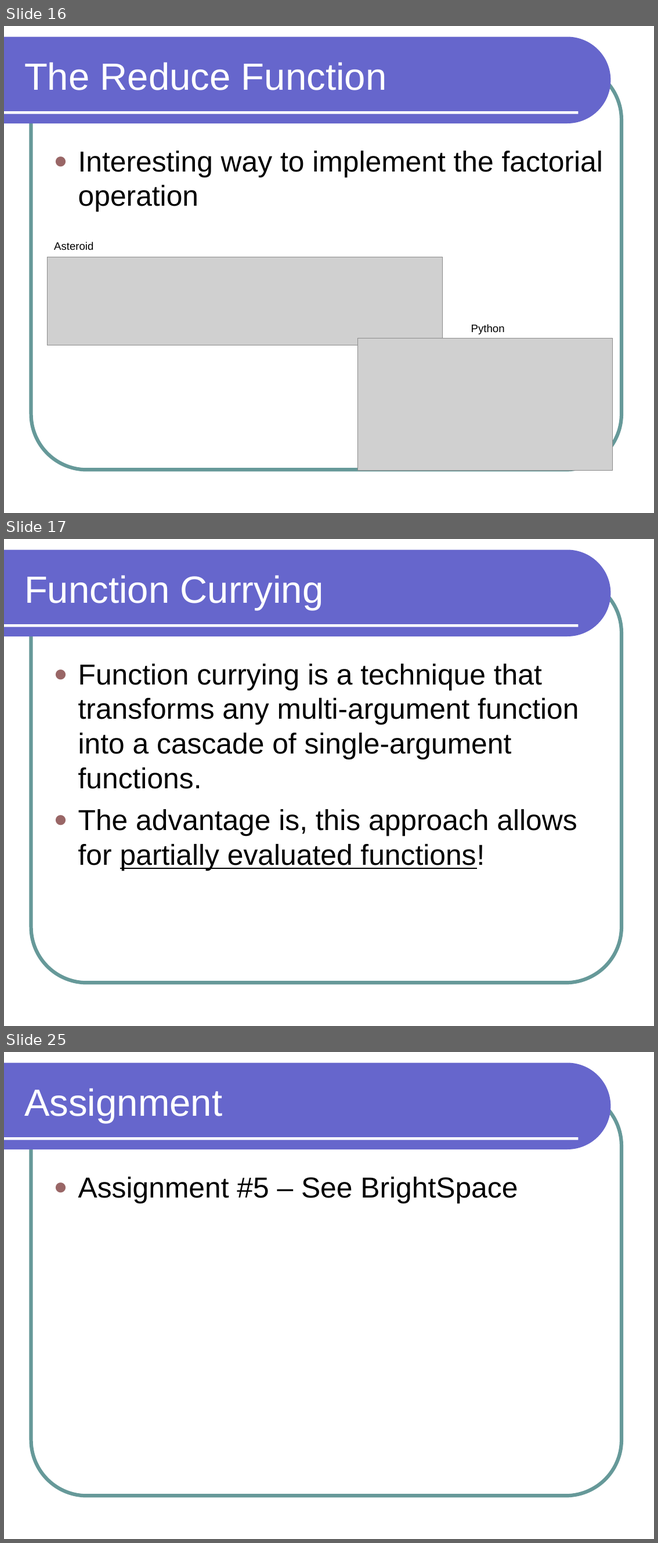
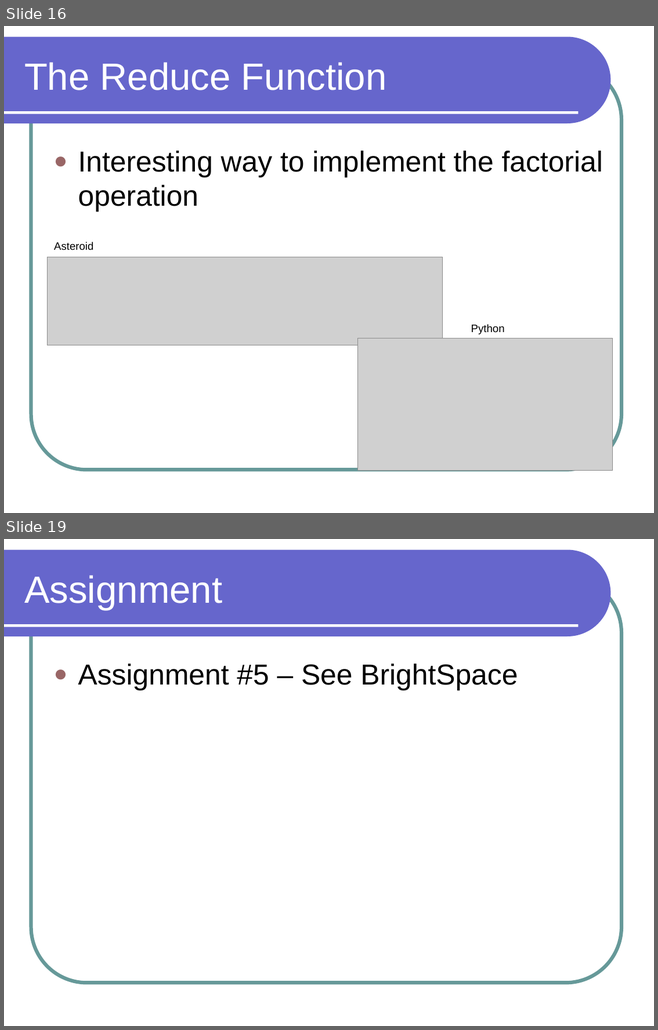
Before and after one commit to lutzhamel/CSC301, a slide deck: notes/csc301-ln014.ppt. Shown one above the other, each under a label of ours: slides 16, 17 and 25 before the commit, slides 16 and 19 after it; the slides between them are not shown. The pictures are 658x1543 and 658x1030 pixels, drawn with LibreOffice and Linux fonts; fonts in the diff are those of the drawing; grey boxes stand for pictures. Boxes give left, top, right and bottom in pixels: in the first picture for what was removed or moved away, otherwise in the second. Text is boxed around its words. In the diff, an @@ line names an element or a change of style, - is before the commit and + after.

```diff
--- a/notes/csc301-ln014.ppt
+++ b/notes/csc301-ln014.ppt
@@ slide 17 removed at bbox=[4, 539, 654, 1026], background #FFFFFF; not listed: 3 template elements that a slide beside it also shows @@
@@ title removed at bbox=[24, 575, 324, 610] @@
-Function Currying
@@ text removed at bbox=[78, 664, 578, 871] @@
-● Function currying is a technique that transforms any multi-argument function into a cascade of single-argument functions.
-● The advantage is, this approach allows for partially evaluated functions!
@@ what was slide 25 is now slide 19 @@
```
Also in this commit, not shown: 1 slide changed, 1 slide added, 6 other slides removed, 7 other files.
